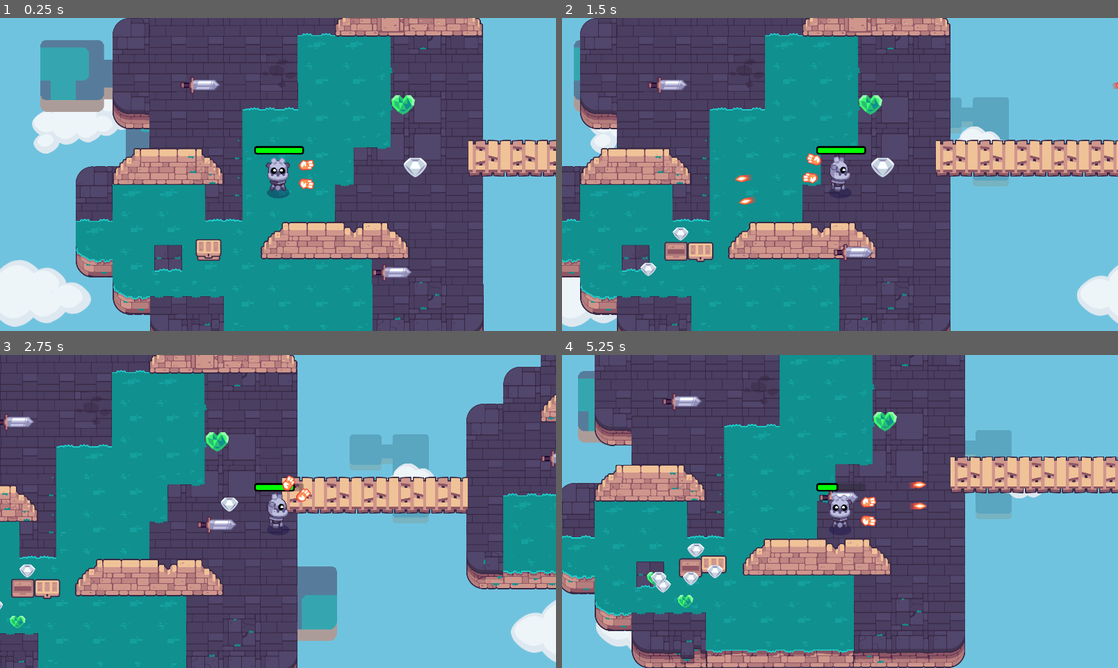
Above: before the commit, frames 1-4 (two rows, left to right).
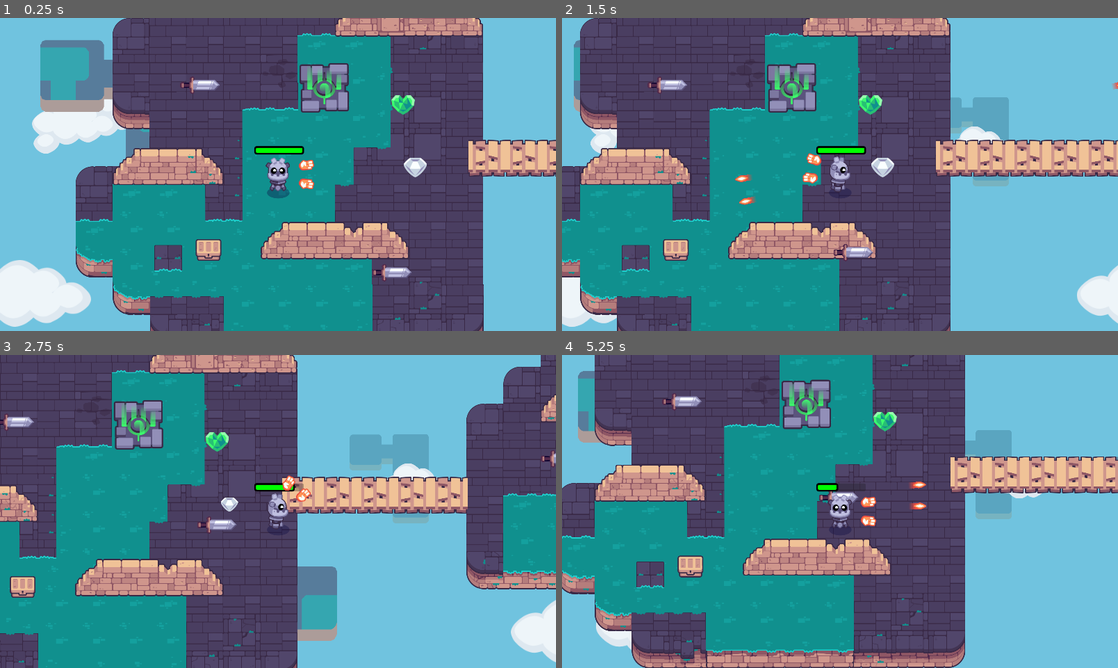
Above: after the commit, the same moments.

Repository: keliang5/Path-of-Sorcerers
Game: Godot game, scene res://background.tscn
The game is run twice, just before and just after one commit, with the same random seed, the same clock (stepped at 60 frames per second) and the same inputs.
Inputs (mouse positions are in pixels of both pictures, inside the frame that each line leads up to):
- Up to frame 1 (0.25 s): no input
- Up to frame 2 (1.5 s): tap Enter at 0.5 s; move the mouse to (962, 158) at 0.52 s; hold D (move_right) 0.53-1.25 s; hold E (interact) 0.53-1.25 s; click (962, 158) at 0.67 s; tap Space at 0.77 s; drag from (728, 190) to (878, 105) at 1.27 s
- Up to frame 3 (2.75 s): move the mouse to (333, 442) at 2.02 s; hold D (move_right) from 2.03 s (still down); hold E (interact) from 2.03 s (still down); click (333, 442) at 2.1 s
- Up to frame 4 (5.25 s): release D (move_right) at 2.75 s; release E (interact) at 2.75 s; drag from (812, 574) to (789, 505) at 2.77 s; move the mouse to (1006, 558) at 3.52 s; hold A (move_left) 3.53-4.25 s; hold E (interact) 3.53-4.25 s; tap Space at 3.77 s; drag from (673, 464) to (684, 570) at 4.27 s; move the mouse to (867, 511) at 5.02 s; hold S (move_down) from 5.03 s (still down); hold E (interact) from 5.03 s (still down); click (867, 511) at 5.1 s

The runs differ from the first frame. In frame 1, 1.3% of the frame differs, in the area x 53-63%, y 14-31%; in frame 2, 2.0%; in frame 3, 2.0%; in frame 4, 2.2%, in the area x 15-49%, y 7-81%.

Commit message:
L14 Teleporter

Diff:
--- /dev/null
+++ b/M10.twin_stick_workbook/Elapsed Time.gd
@@ -0,0 +1,11 @@
+extends Timer
+
+
+# Called when the node enters the scene tree for the first time.
+func _ready() -> void:
+	pass # Replace with function body.
+
+
+# Called every frame. 'delta' is the elapsed time since the previous frame.
+func _process(delta: float) -> void:
+	pass
--- /dev/null
+++ b/M10.twin_stick_workbook/area_2d.gd
@@ -0,0 +1 @@
+extends Area2D
--- a/M10.twin_stick_workbook/background.tscn
+++ b/M10.twin_stick_workbook/background.tscn
@@ -1,5 +1,6 @@
-[gd_scene load_steps=22 format=4 uid="uid://dwnuj845lxgdc"]
+[gd_scene load_steps=25 format=4 uid="uid://dwnuj845lxgdc"]
 
+[ext_resource type="Script" path="res://game.gd" id="1_ix7pg"]
 [ext_resource type="PackedScene" uid="uid://wdey00p3syru" path="res://levels/background/background_blue_sky.tscn" id="1_p0vt1"]
 [ext_resource type="PackedScene" uid="uid://cu2rb5dl4ljte" path="res://levels/rooms/room_a.tscn" id="2_03gc4"]
 [ext_resource type="PackedScene" uid="uid://bki1iijliqssx" path="res://pickup.tscn" id="3_beb7k"]
@@ -17,6 +18,8 @@
 [ext_resource type="PackedScene" uid="uid://cq0mmphkbrvmm" path="res://levels/rooms/room_c.tscn" id="14_o1ydw"]
 [ext_resource type="PackedScene" uid="uid://dlxjrgals3rg2" path="res://levels/invisible_walls.tscn" id="15_3vl5y"]
 [ext_resource type="PackedScene" uid="uid://c3fl3stluv0gn" path="res://levels/bridges.tscn" id="15_r60k0"]
+[ext_resource type="PackedScene" uid="uid://dx0j3i0r80kpc" path="res://teleporter.tscn" id="18_fl4rh"]
+[ext_resource type="PackedScene" uid="uid://ykbpyxpkiktp" path="res://end_menu.tscn" id="20_jat40"]
 
 [sub_resource type="Resource" id="Resource_04i7x"]
 script = ExtResource("4_epd48")
@@ -46,8 +49,9 @@
 texture = ExtResource("6_0taud")
 sound_on_pickup = ExtResource("5_hi6aj")
 
-[node name="Background" type="Node2D"]
+[node name="Game" type="Node2D"]
 y_sort_enabled = true
+script = ExtResource("1_ix7pg")
 
 [node name="BackgroundBlueSky" parent="." instance=ExtResource("1_p0vt1")]
 
@@ -127,3 +131,11 @@
 [node name="InvisibleWalls" parent="." instance=ExtResource("15_3vl5y")]
 position = Vector2(72, 38)
 tile_map_data = PackedByteArray("AAAYAP//AAAAAAAAAAAWAAQAAAABAAAAAAAXAAQAAAABAAAAAAAYAAQAAAABAAAAAAAZAAQAAAABAAAAAAAVAP …(592 unchanged characters)…
+
+[node name="Teleporter" parent="." instance=ExtResource("18_fl4rh")]
+position = Vector2(860, 368)
+
+[node name="CanvasLayer" type="CanvasLayer" parent="."]
+
+[node name="EndMenu" parent="CanvasLayer" instance=ExtResource("20_jat40")]
+visible = false
--- a/M10.twin_stick_workbook/chest.gd
+++ b/M10.twin_stick_workbook/chest.gd
@@ -2,12 +2,21 @@
 class_name Chest extends Area2D
 @export var possible_items: Array[Item] = []
 @onready var animation_player: AnimationPlayer = $AnimationPlayer
-
+var is_player_near := false
 func _unhandled_input(event: InputEvent) -> void:
-	if event.is_action_pressed("interact") and Player != null:
+	if event.is_action_pressed("interact") and is_player_near:
 		animation_player.play("open")
 		create_pickup()
 		create_pickup()
+		get_viewport().set_input_as_handled()
+		set_deferred("monitoring", false)
+func _ready() -> void:
+	body_entered.connect(func (body: Node) ->void:
+		is_player_near = true
+	)
+	body_exited.connect(func (body: Node) ->void:
+		is_player_near = false
+	)
 
 func create_pickup() -> void:
 	var item: Item = possible_items.pick_random()
--- /dev/null
+++ b/M10.twin_stick_workbook/end_menu.gd
@@ -0,0 +1,15 @@
+extends PanelContainer
+
+var _start_time := Time.get_ticks_msec()
+
+
+@onready var time: Label = %Time
+
+func open() -> void:
+	visible = true
+	get_tree().paused = true
+
+	var end_time := Time.get_ticks_msec()
+	var total_time_msec := end_time - _start_time
+	var total_time_s := snappedf(total_time_msec / 1000.0, 0.1)
+	time.text = "Time: " + str(total_time_s) + "s"
--- /dev/null
+++ b/M10.twin_stick_workbook/end_menu.tscn
@@ -0,0 +1,53 @@
+[gd_scene load_steps=4 format=3 uid="uid://ykbpyxpkiktp"]
+
+[ext_resource type="Script" path="res://end_menu.gd" id="1_mpxti"]
+
+[sub_resource type="Theme" id="Theme_5qnhx"]
+
+[sub_resource type="Theme" id="Theme_uqe8i"]
+
+[node name="EndMenu" type="PanelContainer"]
+anchors_preset = 8
+anchor_left = 0.5
+anchor_top = 0.5
+anchor_right = 0.5
+anchor_bottom = 0.5
+offset_left = -424.0
+offset_top = -282.0
+offset_right = 424.0
+offset_bottom = 282.0
+grow_horizontal = 2
+grow_vertical = 2
+script = ExtResource("1_mpxti")
+
+[node name="VBoxContainer" type="VBoxContainer" parent="."]
+layout_mode = 2
+theme = SubResource("Theme_5qnhx")
+
+[node name="WinText" type="Label" parent="VBoxContainer"]
+self_modulate = Color(1, 0.733333, 1, 1)
+layout_mode = 2
+size_flags_horizontal = 4
+theme_override_font_sizes/font_size = 98
+text = "You won!"
+
+[node name="Time" type="Label" parent="VBoxContainer"]
+unique_name_in_owner = true
+layout_mode = 2
+size_flags_horizontal = 4
+theme_override_font_sizes/font_size = 98
+
+[node name="PlayAgain" type="Button" parent="VBoxContainer"]
+modulate = Color(0.278431, 1, 1, 1)
+layout_mode = 2
+size_flags_horizontal = 4
+theme = SubResource("Theme_uqe8i")
+theme_override_font_sizes/font_size = 98
+text = "Play Again"
+
+[node name="Quit" type="Button" parent="VBoxContainer"]
+self_modulate = Color(0.278431, 1, 1, 1)
+layout_mode = 2
+size_flags_horizontal = 4
+theme_override_font_sizes/font_size = 98
+text = "Quit"
--- /dev/null
+++ b/M10.twin_stick_workbook/game.gd
@@ -0,0 +1,11 @@
+extends Node2D
+
+
+@onready var teleporter: Area2D = $Teleporter
+@onready var end_menu: PanelContainer = $CanvasLayer/EndMenu
+
+func _ready() -> void:
+	teleporter.body_entered.connect(func (body:Node) -> void:
+		if body is Player:
+			end_menu.open()
+	)
--- /dev/null
+++ b/M10.twin_stick_workbook/node_2d.gd
@@ -0,0 +1,11 @@
+extends Node2D
+
+
+# Called when the node enters the scene tree for the first time.
+func _ready() -> void:
+	pass # Replace with function body.
+
+
+# Called every frame. 'delta' is the elapsed time since the previous frame.
+func _process(delta: float) -> void:
+	pass
--- a/M10.twin_stick_workbook/pickup.gd
+++ b/M10.twin_stick_workbook/pickup.gd
@@ -13,6 +13,7 @@
 		if body is Player:
 			item.use(body)
 			animation_player.play("destroy")
+			set_deferred("monitoring", false)
 			audio_stream_player.play()
 			animation_player.animation_finished.connect(func(animation_name: String) ->void:
 				queue_free()
--- /dev/null
+++ b/M10.twin_stick_workbook/teleporter.tscn
@@ -0,0 +1,26 @@
+[gd_scene load_steps=6 format=3 uid="uid://dx0j3i0r80kpc"]
+
+[ext_resource type="Script" path="res://area_2d.gd" id="1_3ds6o"]
+[ext_resource type="Texture2D" uid="uid://cwurq7yvv5xdu" path="res://teleporter/teleporter_base.png" id="2_6600p"]
+[ext_resource type="Texture2D" uid="uid://cb5e2w7i8756i" path="res://teleporter/teleporter_beam_green.png" id="3_i3tsm"]
+[ext_resource type="Texture2D" uid="uid://bvq8qshecx2by" path="res://teleporter/teleporter_particle_green.png" id="4_7br2q"]
+
+[sub_resource type="RectangleShape2D" id="RectangleShape2D_d1j25"]
+size = Vector2(165, 159)
+
+[node name="Teleporter" type="Area2D"]
+script = ExtResource("1_3ds6o")
+
+[node name="Sprite2D" type="Sprite2D" parent="."]
+texture = ExtResource("2_6600p")
+
+[node name="Sprite2D2" type="Sprite2D" parent="."]
+texture = ExtResource("3_i3tsm")
+
+[node name="Sprite2D3" type="Sprite2D" parent="."]
+texture = ExtResource("4_7br2q")
+
+[node name="CollisionShape2D" type="CollisionShape2D" parent="."]
+position = Vector2(1.5, 0.5)
+shape = SubResource("RectangleShape2D_d1j25")
+debug_color = Color(0.920074, 0.227721, 0.427141, 0.42)
--- /dev/null
+++ b/M10.twin_stick_workbook/timer.gd
@@ -0,0 +1,11 @@
+extends Timer
+var start_time := Time.get_ticks_msec()
+
+# Called when the node enters the scene tree for the first time.
+func _ready() -> void:
+	pass # Replace with function body.
+
+
+# Called every frame. 'delta' is the elapsed time since the previous frame.
+func _process(delta: float) -> void:
+	pass
